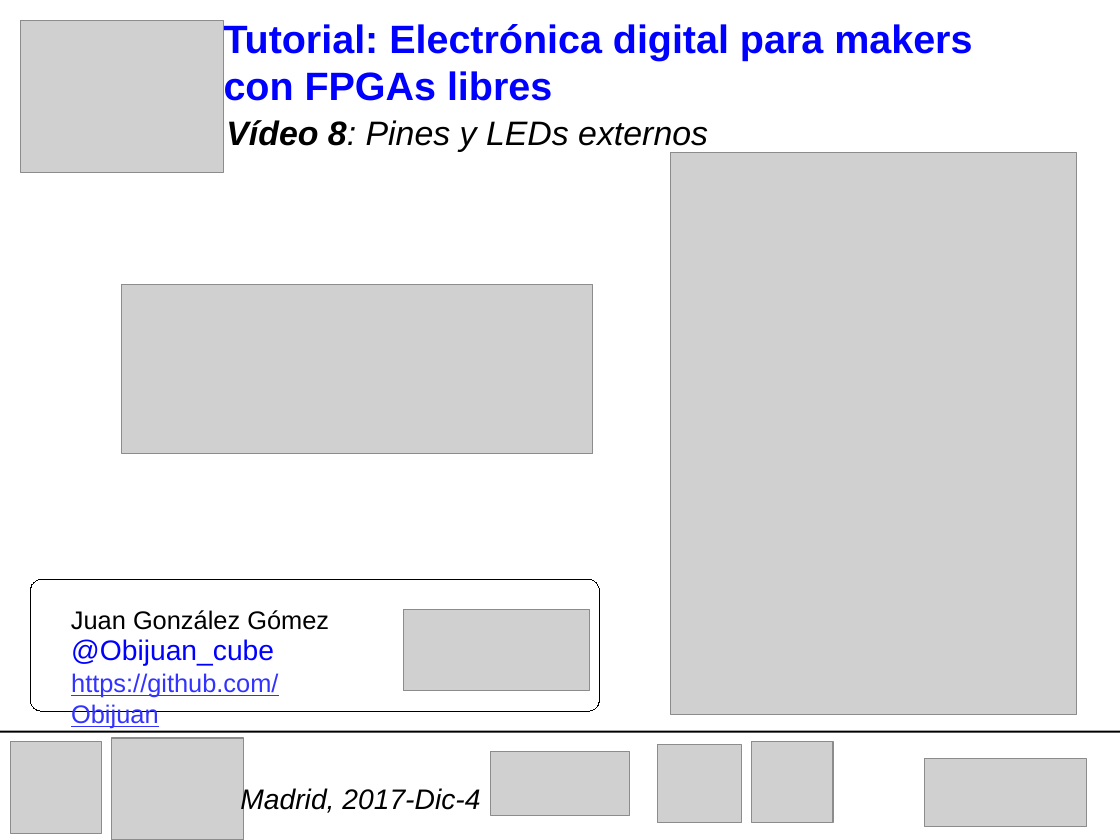
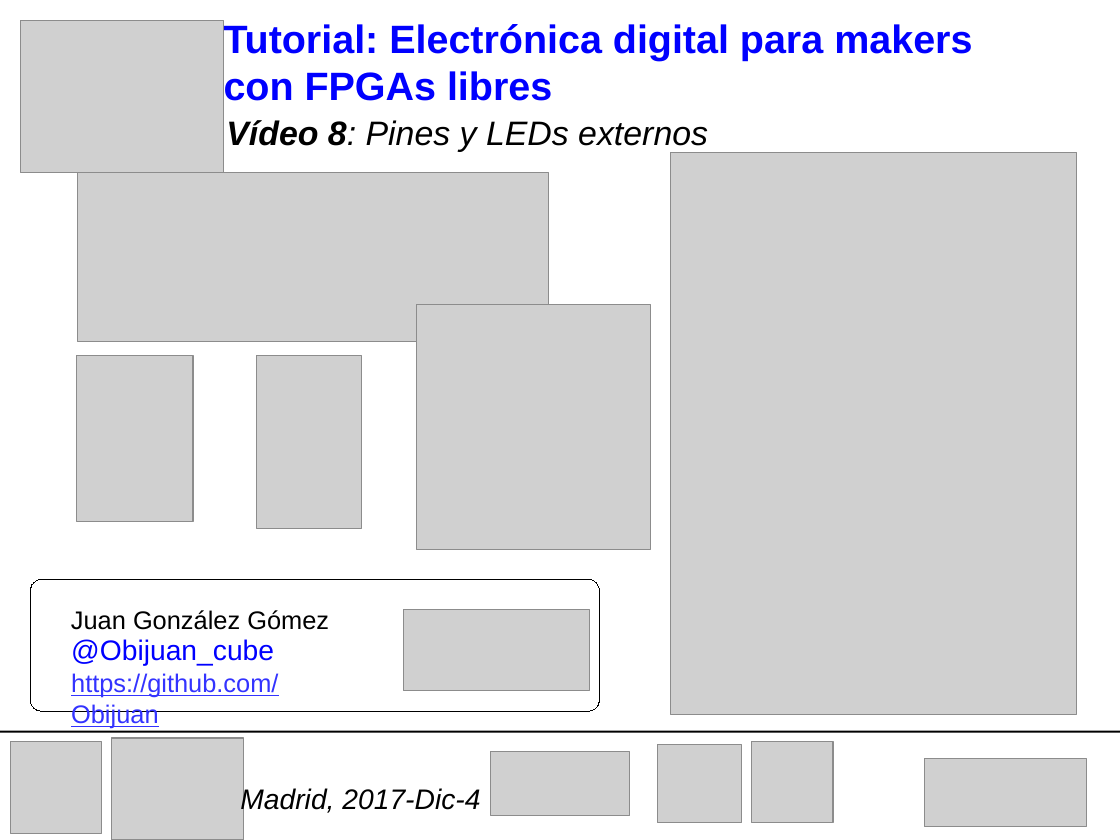
Before and after one commit to Obijuan/digital-electronics-with-open-FPGAs-tutorial, a slide deck: slide 1 of wiki/Tutorial-08/Portada/2017-12-04-slides.odp. Drawn at 1120x840 pixels with LibreOffice and Linux fonts; fonts in the diff are those of the drawing; grey boxes stand for pictures. Boxes give left, top, right and bottom in pixels: in the first picture for what was removed or moved away, otherwise in the second. Text is boxed around its words. In the diff, an @@ line names an element or a change of style, - is before the commit and + after.

Commit message:
Tutorial 8: cover image updated with Franky and boards with leds

```diff
--- a/wiki/Tutorial-08/Portada/2017-12-04-slides.odp
+++ b/wiki/Tutorial-08/Portada/2017-12-04-slides.odp
@@ picture: place and size @@
-picture at <box>122,285,594,454</box>
+picture at <box>77,173,549,343</box>
@@ picture added at <box>417,305,650,550</box> @@
@@ picture added at <box>76,356,193,521</box> @@
@@ picture added at <box>256,356,361,528</box> @@
```
Also in this commit, not shown: 1 other file.
